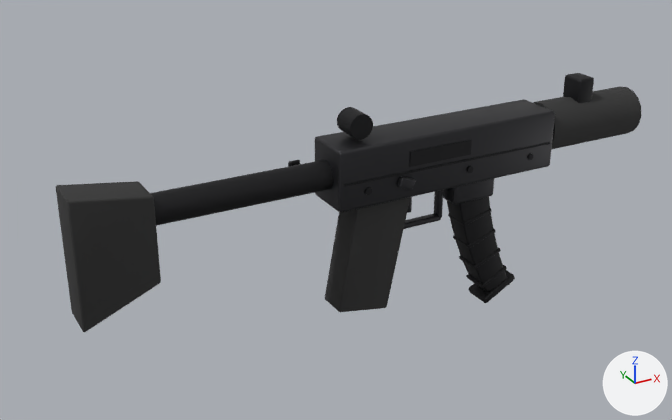
Before and after pictures for a commit that changed the FBX model SourceArt/Models/SM_MP5.fbx.
Rendered twice from a 50 mm lens placed at (-0.459, -0.707, 0.316), pointed at (-0.056, 0.025, -0.05). Arrows for +X, +Y and +Z are at lower right; the lights stay in place. The first picture is the older version. Where no turn or scale is listed for an object, it has been applied to the vertices. Vertices at exactly the same position are counted once.

In view in the first picture: 'SM_MP5'.
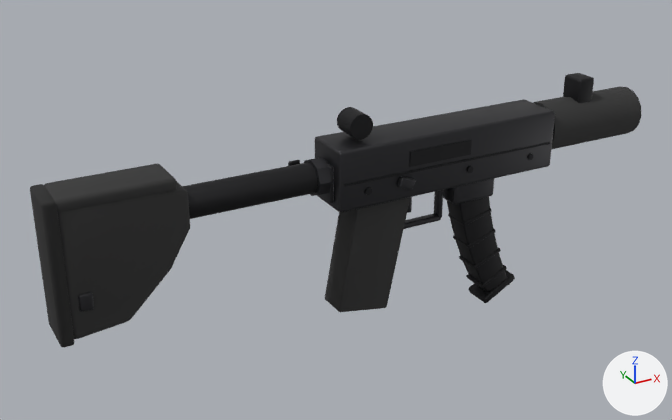
Location of each change, [x1, y1, x2, y2] in pixels of the pictures (672 x 420 px):
'SM_MP5', reshaped
    before: [56, 73, 641, 332]
    after: [30, 73, 641, 347]
part 1 of me_sm_mp5_001, added
    after: [304, 157, 332, 196]
part 2 of me_sm_mp5_001, added
    after: [316, 157, 334, 203]
part 3 of me_sm_mp5_001, rebuilt
    before: [56, 181, 161, 332]
    after: [58, 181, 190, 339]
part 4 of me_sm_mp5_001, added
    after: [44, 164, 177, 213]
part 5 of me_sm_mp5_001, added (black)
    after: [30, 184, 75, 347]
part 6 of me_sm_mp5_001, added
    after: [78, 292, 94, 312]
part 7 of me_sm_mp5_001, built on
    before: [150, 160, 334, 226]
    after: [182, 159, 329, 219]

What the commit changed:
Material 'M_Rubber' (mat_m_rubber) is new.
Its base color is (0.02, 0.02, 0.02) (black #272727).
Its roughness is 0.95.
me_sm_mp5_001 is used by ob_sm_mp5; location (0.0, 0.0, 0.0).
me_sm_mp5_001 had 2568 vertices, 2438 faces and spanned x -0.32..0.29, y -0.031..0.036, z -0.18..0.057.
me_sm_mp5_001 now has 3102 vertices, 3013 faces and spans x -0.34..0.29, y -0.031..0.036, z -0.18..0.057.
me_sm_mp5_001 part 1: a new loose piece, an 8-sided cylinder along x spanning x -0.096..-0.084, y -0.018..0.018, z -0.018..0.018, in mat_m_steel (dark grey #3f3f42).
me_sm_mp5_001 part 2: the loose piece of 96 vertices spanning x -0.08..0.17, y -0.025..0.025, z -0.03..0.03 is copied, and the copy is scaled about its middle by (0.0118, 0.618, 0.615), then moved by (-0.127, 0.0, -0.005); it spans x -0.084..-0.08, y -0.015..0.015, z -0.023..0.013.
me_sm_mp5_001 part 3: the loose piece of 96 vertices spanning x -0.32..-0.25, y -0.02..0.02, z -0.089..0.03 is rebuilt with 120 vertices and now spans x -0.33..-0.22, y -0.021..0.021, z -0.095..0.032.
me_sm_mp5_001 part 4: a new loose piece of 96 vertices spanning x -0.33..-0.23, y -0.022..0.022, z 0.021..0.033, in mat_m_blackpolymer (dark grey #303030).
me_sm_mp5_001 part 5: a new loose piece of 96 vertices spanning x -0.34..-0.328, y -0.022..0.023, z -0.097..0.032, in mat_m_rubber (black #272727).
me_sm_mp5_001 part 6: a new loose piece of 96 vertices spanning x -0.321..-0.309, y -0.023..0.023, z -0.068..-0.052, in mat_m_steel (dark grey #3f3f42).
Part 7, on me_sm_mp5_001:
27 vertices are removed from x -0.28..-0.08, y -0.012..0.014, z -0.014..0.012.
22 faces are deleted.
16 vertices move within x -0.28..-0.08, y -0.014..0.014, z -0.014..0.014.
32 vertices are added at x -0.285..-0.08, y -0.012..0.015, z -0.015..0.012.
9 new vertices lie (0.2, 0.0, 0.0) away from vertices in x -0.28, y -0.012..0.015, z -0.012..0.012.
76 new faces join them, mat_m_darksteel (black #272729).
Other edits to the shape of me_sm_mp5_001 do not show in these pictures.
me_sm_mp5_001 gains material mat_m_rubber (black #272727).
